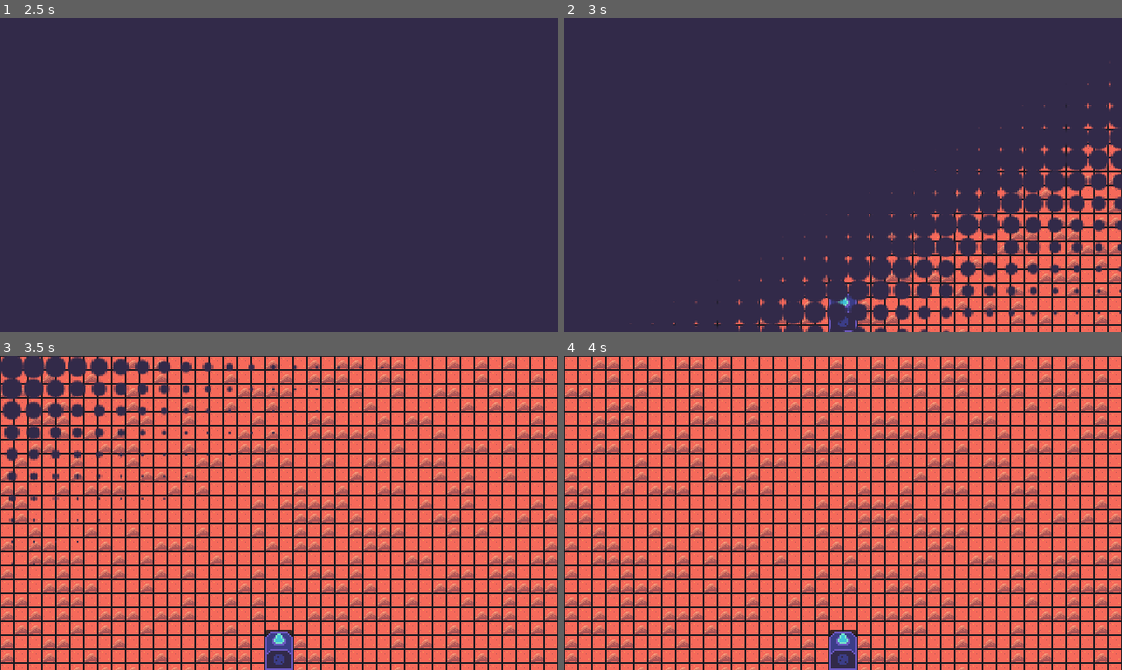
Above: before the commit, frames 1-4 (two rows, left to right).
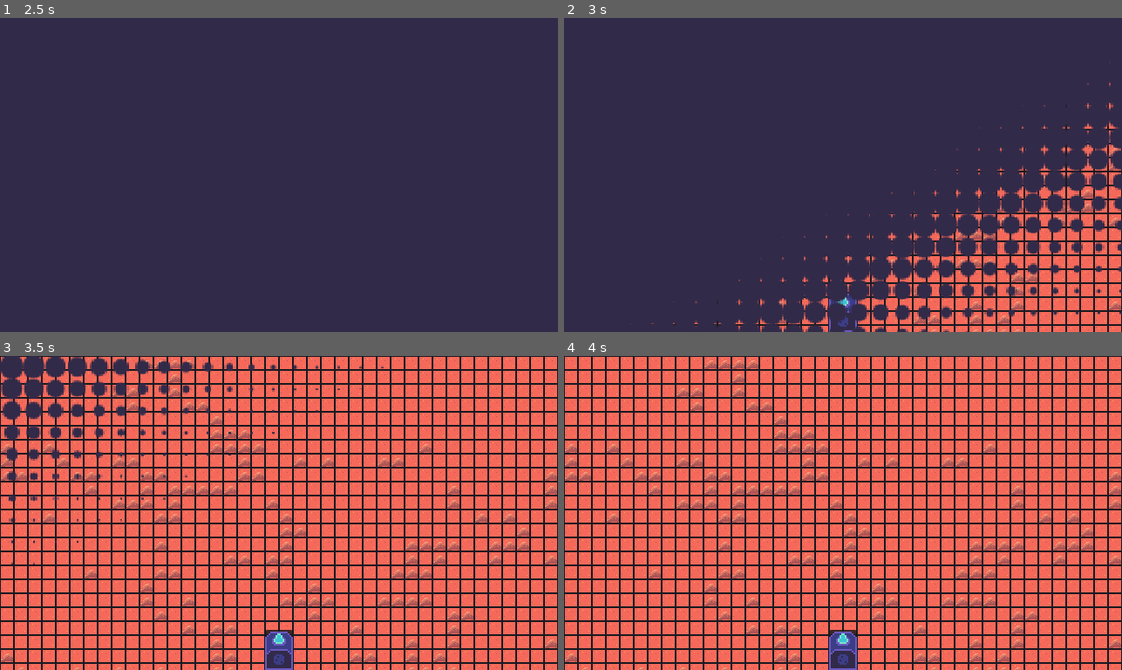
Above: after the commit, the same moments.

Repository: themoonforge/nebula-fm
Game: Godot game, scene res://scenes/ui/main_menu.tscn
Two runs of this game, one before a commit and one after it. Both use one fixed random seed, a clock stepped at 60 frames per second and the inputs below. The engine's default icon, where the game draws it, is replaced by a stand-in: a white triangle on a blue panel in a dark square.
Inputs (mouse positions are in pixels of both pictures, inside the frame that each line leads up to):
- Up to frame 1 (2.5 s): click "Start game" at 0.5 s; move the mouse to (401, 159) at 1.27 s; click (401, 159) at 1.42 s; tap Enter at 2 s; move the mouse to (167, 190) at 2.02 s; click (167, 190) at 2.17 s
- Up to frame 2 (3 s): tap Space at 2.75 s; move the mouse to (898, 105) at 2.77 s; click (898, 105) at 2.92 s
- Up to frame 3 (3.5 s): no input
- Up to frame 4 (4 s): move the mouse to (815, 575) at 3.52 s; click (815, 575) at 3.67 s

Frame 1 is identical in both runs. In frame 2, 2.0% of the frame differs, in the area x 15-100%, y 35-100%; in frame 3, 13%; in frame 4, 14%, in the area x 0-100%, y 1-100%.

Commit message:
add some noise to map generation

Diff:
--- a/scenes/map/map.tscn
+++ b/scenes/map/map.tscn
@@ -1,7 +1,16 @@
-[gd_scene load_steps=3 format=3 uid="uid://b3lqsa7g6sa0o"]
+[gd_scene load_steps=5 format=3 uid="uid://b3lqsa7g6sa0o"]
 
 [ext_resource type="Script" uid="uid://ccd2m6lh6bgbi" path="res://scripts/map/map.gd" id="1_tqkkf"]
 [ext_resource type="TileSet" uid="uid://cbb4sityyi4us" path="res://tileset/tileset.tres" id="2_a2pkv"]
+
+[sub_resource type="FastNoiseLite" id="FastNoiseLite_tqkkf"]
+noise_type = 2
+frequency = 0.0301
+fractal_type = 3
+fractal_gain = 0.6
+
+[sub_resource type="NoiseTexture2D" id="NoiseTexture2D_a2pkv"]
+noise = SubResource("FastNoiseLite_tqkkf")
 
 [node name="Map" type="Node2D"]
 y_sort_enabled = true
@@ -19,3 +28,10 @@
 [node name="Objects" type="Node2D" parent="."]
 unique_name_in_owner = true
 y_sort_enabled = true
+
+[node name="NoiseRect" type="TextureRect" parent="."]
+unique_name_in_owner = true
+visible = false
+offset_right = 40.0
+offset_bottom = 40.0
+texture = SubResource("NoiseTexture2D_a2pkv")
--- a/scripts/map/map.gd
+++ b/scripts/map/map.gd
@@ -3,6 +3,13 @@
 @onready var ground_layer: TileMapLayer = %GroundLayer
 @onready var obstacles_layer: TileMapLayer = %ObstaclesLayer
 @onready var placed_objects: Node2D = %Objects
+@onready var noise_rect: TextureRect = %NoiseRect
+
+var noise_texture: NoiseTexture2D
+var noise_grid: Dictionary[Vector2i, float]
+
+var min_noise = INF
+var max_noise = -INF
 
 func _ready() -> void:
 	generate()
@@ -13,8 +20,24 @@
 	placed_objects.add_child(obstacle)
 
 func generate() -> void:
+	noise_texture = noise_rect.texture
+
+	# generate noise grid
+	for y in get_viewport_rect().size.y / 16:
+		for x in get_viewport_rect().size.x / 16:
+			var cell: Vector2i = Vector2i(x, y)
+			noise_grid[cell] = noise_texture.noise.get_noise_2d(x, y)
+
+	# normalise noise grid
+	for cell in noise_grid:
+		var val = absf(noise_grid[cell])
+		if val < min_noise:
+			min_noise = val
+		if val > max_noise:
+			max_noise = val
+
 	_fill_layer(ground_layer, Tiles.GROUND_0)
-	_place_scattered(obstacles_layer, Tiles.ROCK_SMALL)
+	_place_with_noise(obstacles_layer, Tiles.ROCK_SMALL, Vector2(0.2, 0.3))
 
 func _fill_layer(tile_map_layer: TileMapLayer, tile_id: Vector2i) -> void:
 	for y in get_viewport_rect().size.y / 16:
@@ -22,14 +45,17 @@
 			var cell: Vector2i = Vector2i(x, y)
 			_set_cell(tile_map_layer, cell, tile_id)
 
-func _place_scattered(tile_map_layer: TileMapLayer, tile_id: Vector2i) -> void:
+func _place_with_noise(tile_map_layer: TileMapLayer, tile_id: Vector2i, noise_range: Vector2) -> void:
 	for y in get_viewport_rect().size.y / 16:
 		for x in get_viewport_rect().size.x / 16:
-			var rng: float = randf()
-			if rng <= 0.7:
+			var cell: Vector2i = Vector2i(x, y)
+			var raw_noise = absf(noise_grid[cell])
+			var normalized = (raw_noise - min_noise) / (max_noise - min_noise)
+
+			if normalized >= noise_range.x and normalized <= noise_range.y:
+				_set_cell(tile_map_layer, cell, tile_id)
+			else:
 				continue
-			var cell: Vector2i = Vector2i(x, y)
-			_set_cell(tile_map_layer, cell, tile_id)
 
 func _set_cell(layer: TileMapLayer, cell: Vector2i, tile_id: Vector2i) -> bool:
 	if !GridManager.is_cell_free(cell):
